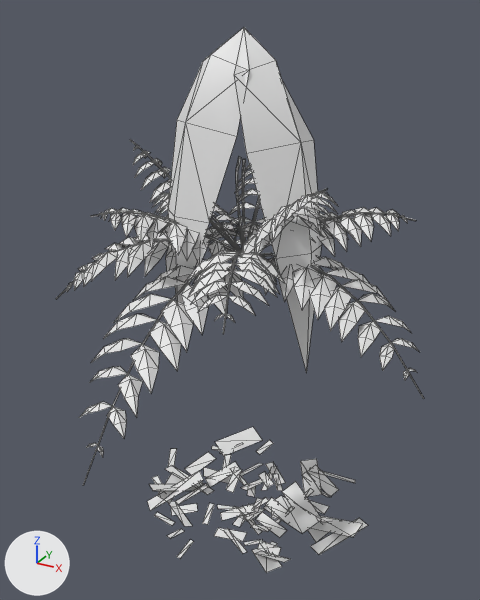
A saved change to the OBJ model game/assets/models/plants/SM_Plant_TreeFernYoung_Leaf.obj.
Rendered twice from a 50 mm camera at (2.46, -4.54, 4.47) aimed at (0.07, -0.18, 2.29). The axes (+X, +Y, +Z) are drawn at lower left. The lights are the same throughout. The picture after the commit comes second. Mesh edges are drawn as thin lines. Where no turn or scale is listed for an object, it has been applied to the vertices. Vertices at exactly the same position are counted once.

Names of what the first picture shows: 'SM_Plant_TreeFernYoung_Leaf'.
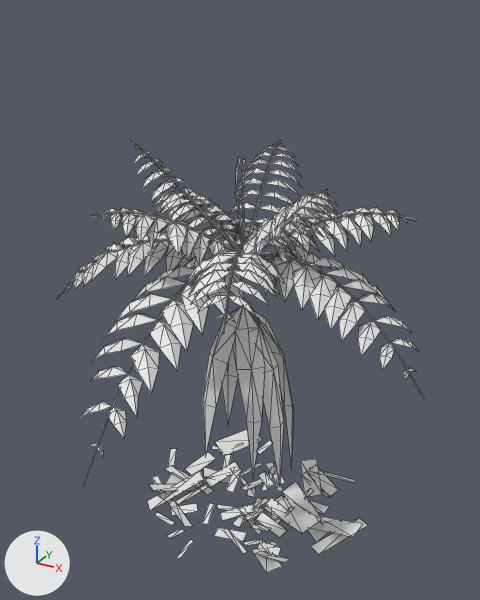
Changed parts and their boxes [x1, y1, x2, y2] in the pictures (480 x 600 px):
```json
{"object": "SM_Plant_TreeFernYoung_Leaf", "change": "reshaped", "before": [56, 28, 424, 573], "after": [56, 139, 424, 573], "on screen": "20% shorter"}
{"part": 1, "of": "me_sm_plant_treefernyoung_leaf", "change": "added", "after": [203, 306, 294, 488]}
{"part": 2, "of": "me_sm_plant_treefernyoung_leaf", "change": "deleted", "before": [168, 28, 322, 372]}
```

The change, as JSON lines over the scene's bpy script:
```json
{"block": "me_sm_plant_treefernyoung_leaf", "where": "# used by ob_sm_plant_treefernyoung_leaf; location = (0.0, 0.0, 0.0)"}
{"op": "remove", "block": "me_sm_plant_treefernyoung_leaf", "code": "me_sm_plant_treefernyoung_leaf.from_pydata(...)  # 2263 vertices, 2556 faces; spans x -1.38..1.67, y -1.82..1.39, z -0.06..4.34"}
{"op": "add", "block": "me_sm_plant_treefernyoung_leaf", "code": "me_sm_plant_treefernyoung_leaf.from_pydata(...)  # 2293 vertices, 2592 faces; spans x -1.38..1.67, y -1.82..1.39, z -0.06..3.49"}
{"block": "me_sm_plant_treefernyoung_leaf", "change": "me_sm_plant_treefernyoung_leaf part 1: a new loose piece of 51 vertices spanning x -0.34..0.45, y -0.36..0.34, z 0.35..2.16"}
{"block": "me_sm_plant_treefernyoung_leaf", "change": "me_sm_plant_treefernyoung_leaf part 2"}
{"block": "me_sm_plant_treefernyoung_leaf", "change": "21 vertices are removed from x -0.49..0.69, y -0.55..0.18, z 1.79..4.34"}
{"block": "me_sm_plant_treefernyoung_leaf", "change": "24 faces are deleted"}
```
